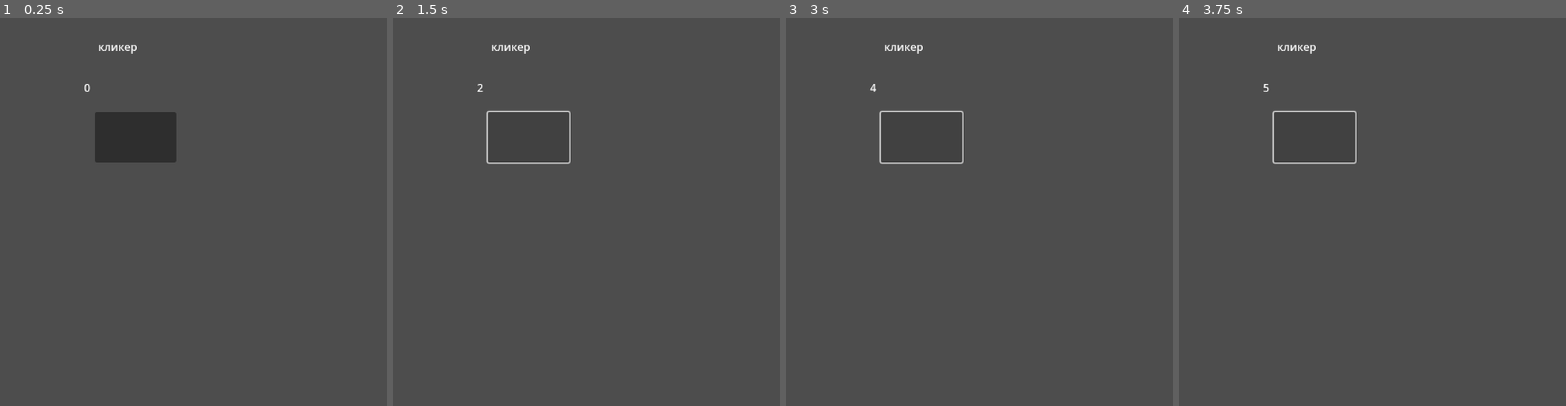
Above: before the commit, frames 1-4 (left to right).
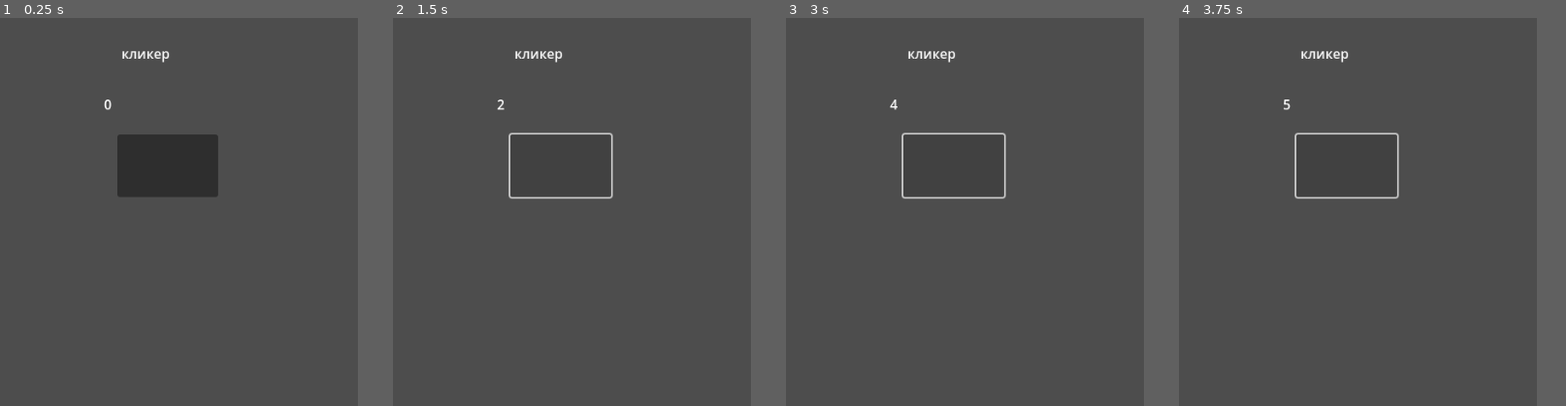
Above: after the commit, the same moments.

Repository: coca-in-a-cola/carassius
Game: Godot game, scene res://game.tscn
Same seed, same stepped clock (60 frames per second), same inputs: the game is played once before the commit and once after it.
Inputs (mouse positions are % of the whole screen's width and height, from its top left; square brackets give the same spot before the commit, where the layout moved):
- Up to frame 1 (0.25 s): no input
- Up to frame 2 (1.5 s): click (47, 11) [17, 15] at 0.5 s; click (47, 11) [17, 15] at 1.25 s
- Up to frame 3 (3 s): click (47, 11) [17, 15] at 2 s; tap Enter at 2.75 s
- Up to frame 4 (3.75 s): tap Space at 3.5 s
The pictures show only the part of the screen within x 0-50%, y 0-50%; the shares and areas given below are measured in that part.
In our replay, the window is 799x449 before the commit and 369x800 after it. These sizes can differ from the game's own. Grey fills any space a smaller window leaves; there, only what the larger window draws over its background counts as a difference.

The runs differ from the first frame. In frame 1, 5.0% of the frame differs, in the area x 21-57%, y 6-46%; in frame 2, 1.2%; in frame 3, 1.2%; in frame 4, 1.2%.

Commit message:
test layout for mobile phone

Diff:
--- a/godot/project.godot
+++ b/godot/project.godot
@@ -15,6 +15,11 @@
 config/features=PackedStringArray("4.5", "GL Compatibility")
 config/icon="res://icon.svg"
 
+[display]
+
+window/size/viewport_width=430
+window/size/viewport_height=932
+
 [rendering]
 
 renderer/rendering_method="gl_compatibility"
Not shown, changed: build/index.html
Not shown, changed: build/index.pck
Not shown, changed: build/index.service.worker.js
